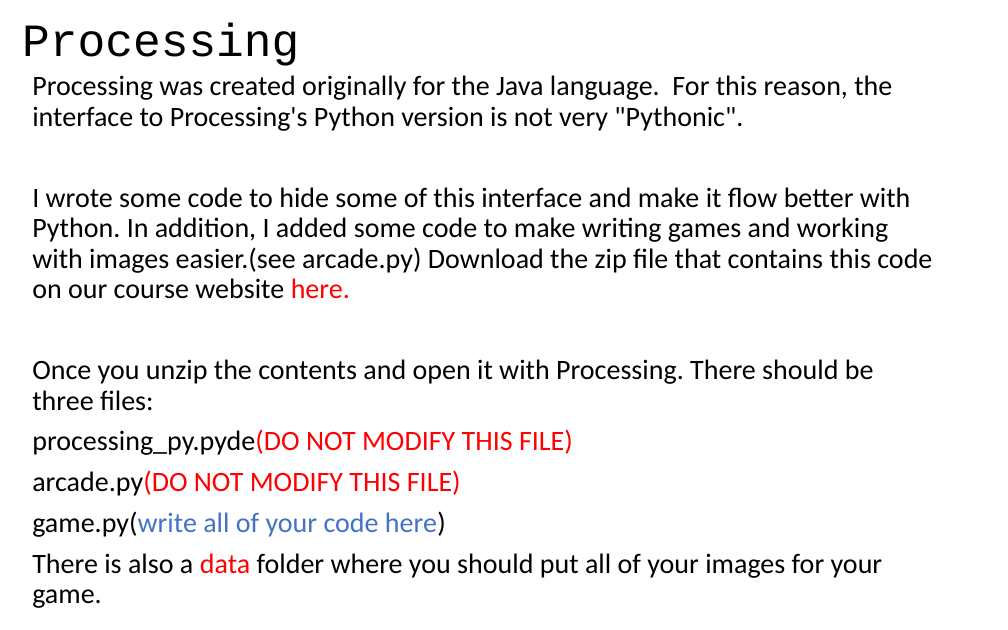
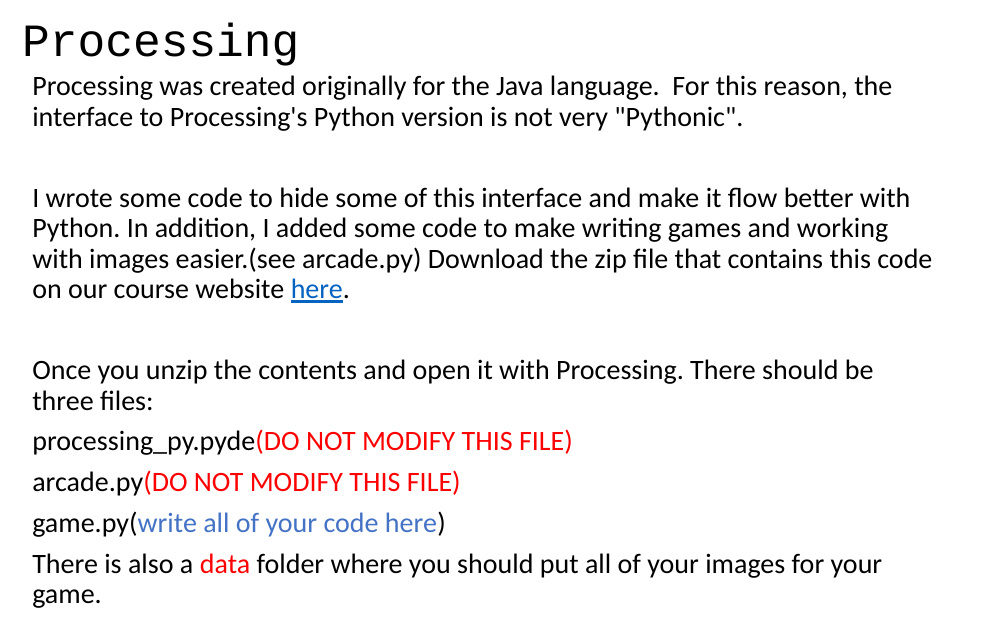
Before and after one commit to LongBaoNguyen/longbaonguyen.github.io, a slide deck: slide 3 of courses/apcsp/processing_arcade/processing1.pptx. Drawn at 1008x630 pixels with LibreOffice and Linux fonts; fonts in the diff are those of the drawing. Boxes give left, top, right and bottom in pixels: in the first picture for what was removed or moved away, otherwise in the second. Text is boxed around its words. In the diff, an @@ line names an element or a change of style, - is before the commit and + after.

```diff
--- a/courses/apcsp/processing_arcade/processing1.pptx
+++ b/courses/apcsp/processing_arcade/processing1.pptx
@@ text at bbox=[32, 187, 932, 303]: text colour #FF0000 to #0563C1, text colour #FF0000 to #000000, underline on in "here." @@
```
Also in this commit, not shown: 1 slide added, 3 slides removed, 7 other files.
